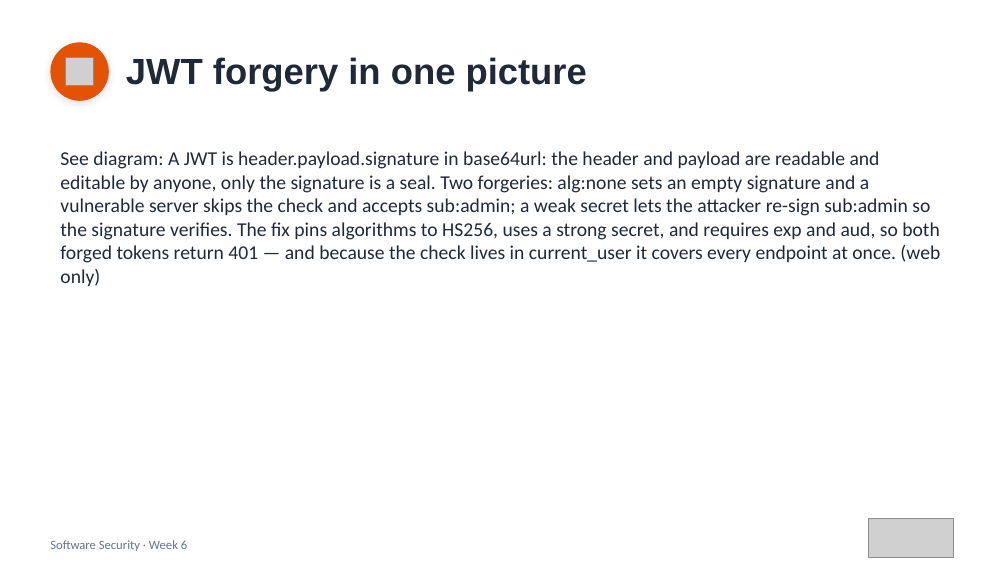
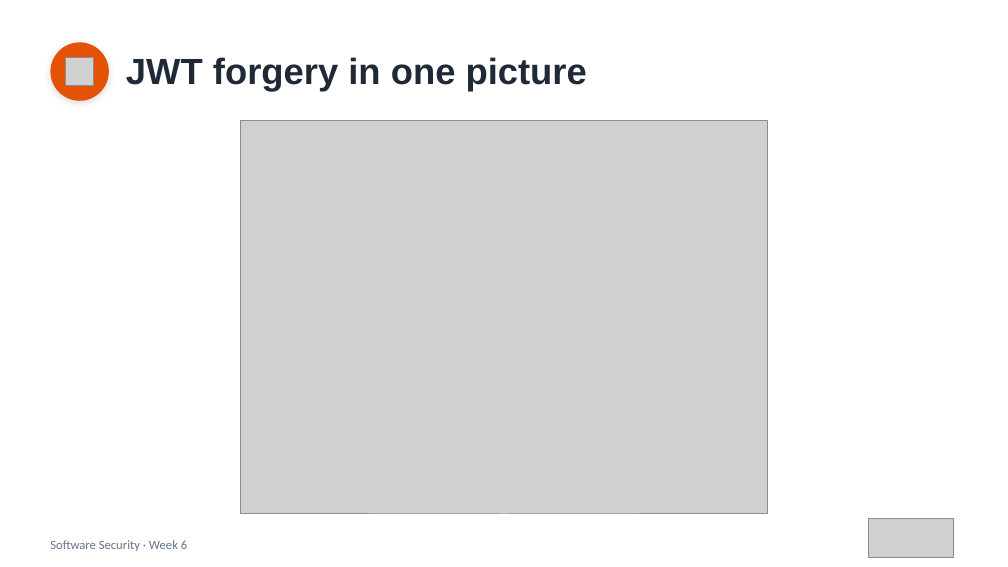
Before and after one commit to nutthakorn7/software-security, a slide deck: slide 8 of slides/pptx/week06.pptx. Drawn at 1008x567 pixels with LibreOffice and Linux fonts; fonts in the diff are those of the drawing; grey boxes stand for pictures. Boxes give left, top, right and bottom in pixels: in the first picture for what was removed or moved away, otherwise in the second. Text is boxed around its words. In the diff, an @@ line names an element or a change of style, - is before the commit and + after.

```diff
--- a/slides/pptx/week06.pptx
+++ b/slides/pptx/week06.pptx
@@ picture added at [240,121,767,514] @@
@@ text removed at [60,151,940,286] @@
-See diagram: A JWT is header.payload.signature in base64url: the header and payload are readable and editable by anyone, only the signature is a seal. Two forgeries: alg:none sets an empty signature and a vulnerable server skips the check and accepts sub:admin; a weak secret lets the attacker re-sign sub:admin so the signature verifies. The fix pins algorithms to HS256, uses a strong secret, and requires exp and aud, so both forged tokens return 401 — and because the check lives in current_user it covers every endpoint at once. (web only)
```
Also in this commit, not shown: 1 other slide changed, 18 other files.
